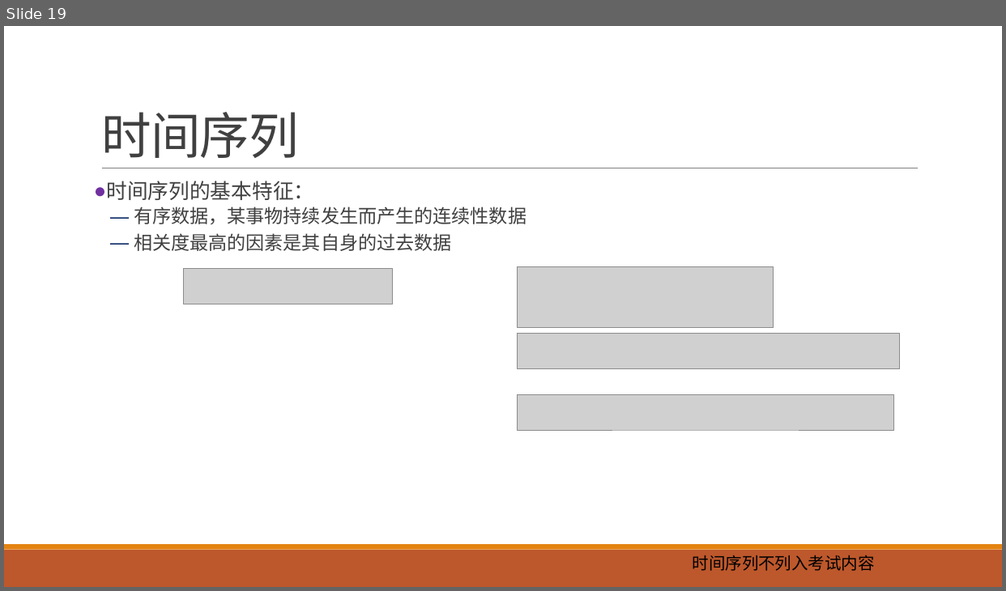
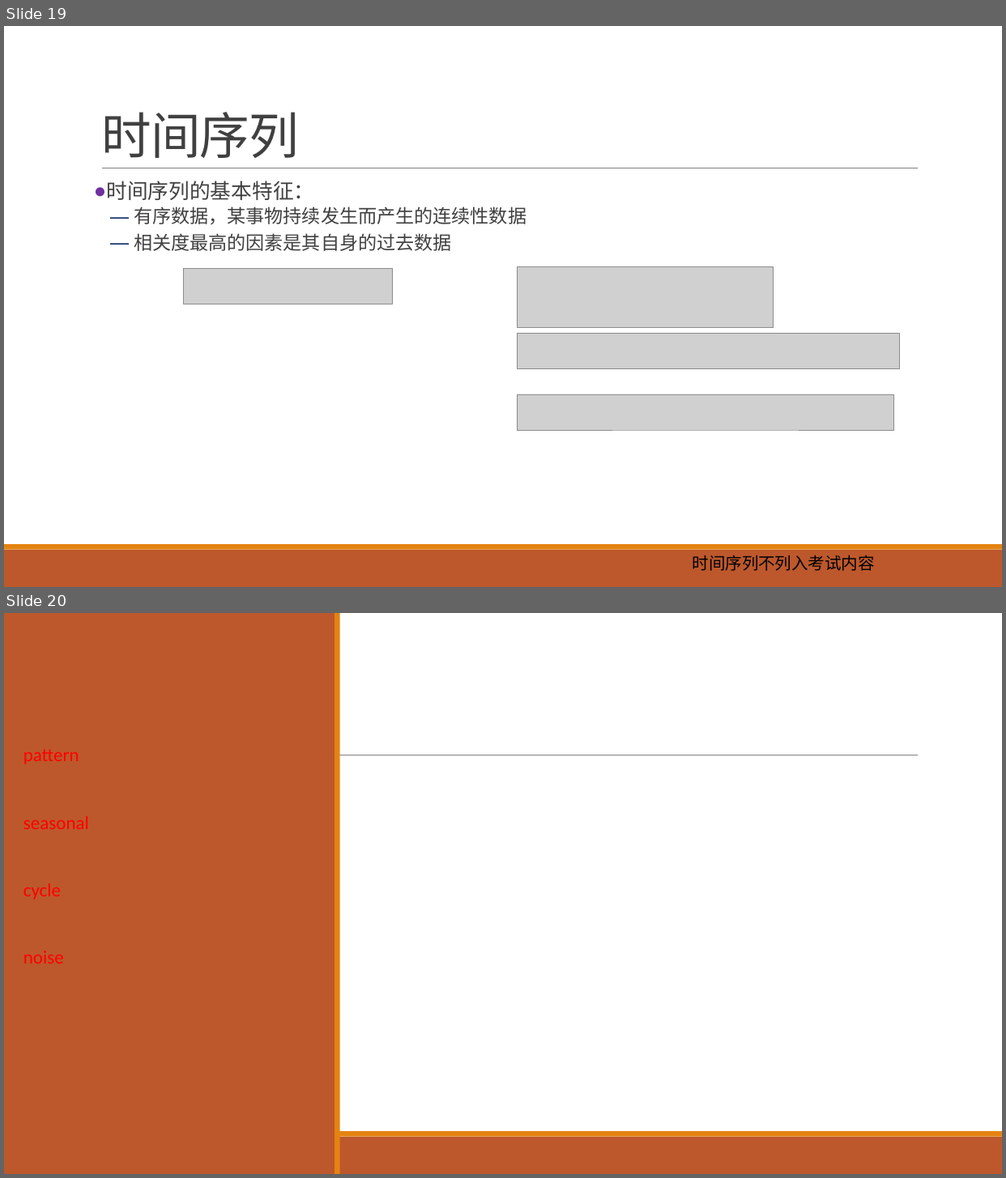
Before and after one commit to exoplanetX/DataAnalytics, a slide deck: 数据分析-7-预测.pptx. Shown one above the other, each under a label of ours: slide 19 before the commit, slides 19 and 20 after it. The pictures are 1006x591 and 1006x1178 pixels, drawn with LibreOffice and Linux fonts; fonts in the diff are those of the drawing; grey boxes stand for pictures; background and template pictures are left out. Boxes give left, top, right and bottom in pixels: in the first picture for what was removed or moved away, otherwise in the second. Text is boxed around its words. In the diff, an @@ line names an element or a change of style, - is before the commit and + after.

```diff
--- a/数据分析-7-预测.pptx
+++ b/数据分析-7-预测.pptx
@@ slide 20 added at box(4, 613, 1002, 1174), background picture (left out); not listed: 3 template elements that a slide beside it also shows @@
@@ rectangle added at box(4, 613, 335, 1174), fill #BD582C @@
@@ rectangle added at box(335, 613, 340, 1174), fill #E48312 @@
@@ text added at box(23, 749, 89, 964), 18 pt, text #FF0000 @@
+pattern
+seasonal
+cycle
+noise
```
Also in this commit, not shown: 2 slides changed, 1 slide removed.
